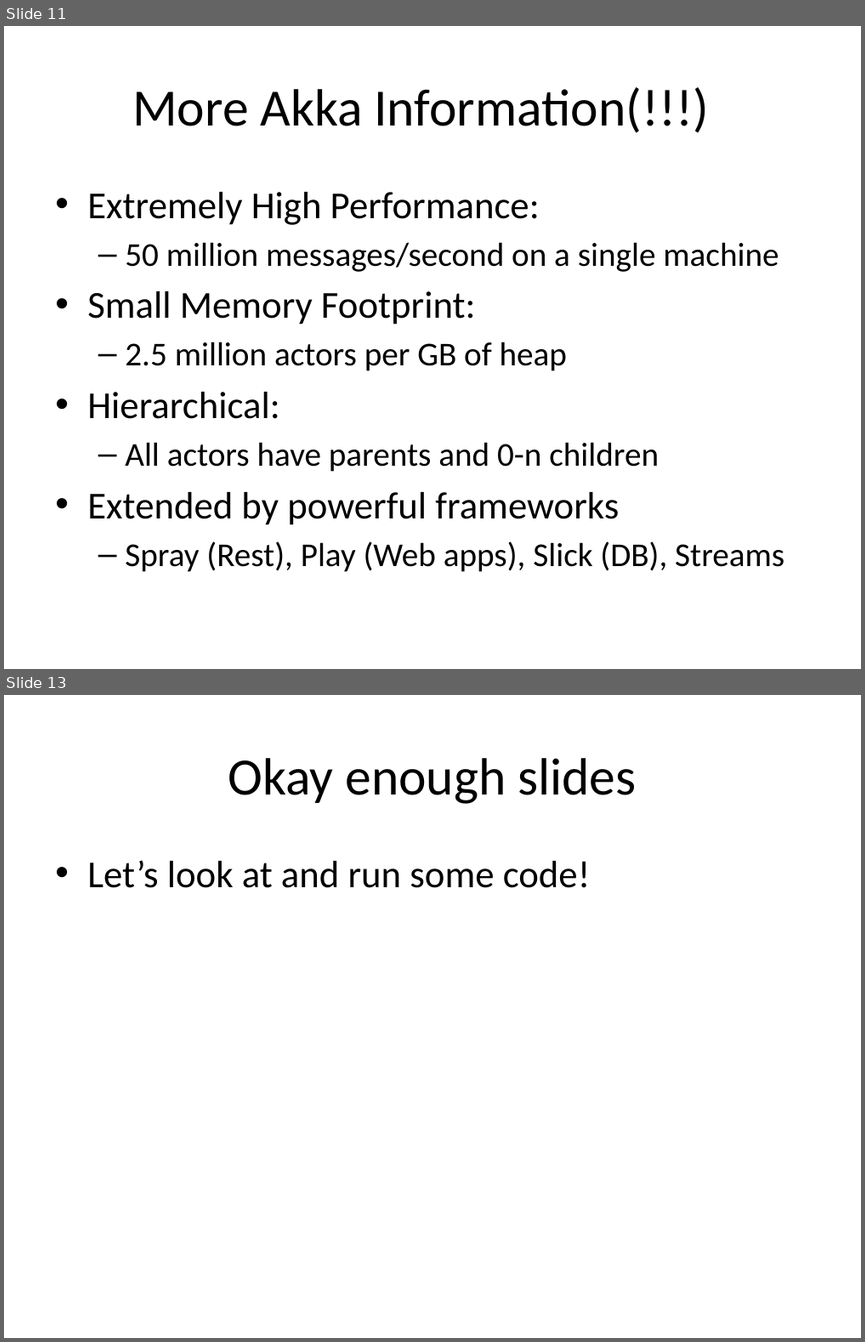
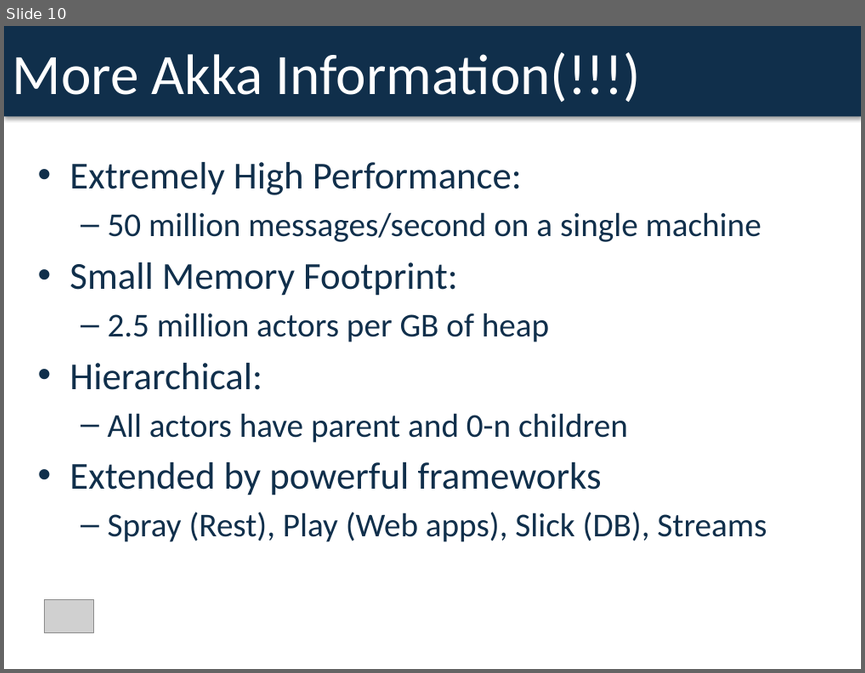
Before and after one commit to dspeele/react-vs-shared-state-inventory, a slide deck: React Vs Shared State Deck.pptx. Shown one above the other, each under a label of ours: slides 11 and 13 before the commit, slide 10 after it; the slides between them are not shown. The pictures are 865x1342 and 865x673 pixels, drawn with LibreOffice and Linux fonts; fonts in the diff are those of the drawing; grey boxes stand for pictures. Boxes give left, top, right and bottom in pixels: in the first picture for what was removed or moved away, otherwise in the second. Text is boxed around its words. In the diff, an @@ line names an element or a change of style, - is before the commit and + after.

```diff
--- a/React Vs Shared State Deck.pptx
+++ b/React Vs Shared State Deck.pptx
@@ slide 13 removed at (x1=4, y1=695, x2=861, y2=1338), background #FFFFFF @@
@@ title removed at (x1=228, y1=758, x2=636, y2=804) @@
-Okay enough slides
@@ text removed at (x1=87, y1=860, x2=590, y2=888) @@
-• Let’s look at and run some code!
@@ what was slide 11 is now slide 10 @@
@@ slide 10 changed as well @@
@@ rectangle "More Akka Information(!!!)" resized from (x1=132, y1=87, x2=709, y2=133) to (x1=4, y1=26, x2=861, y2=116) @@
@@ rectangle "More Akka Information(!!!)" at (x1=4, y1=26, x2=861, y2=116): size 44 to 48 pt, text colour #000000 to #FFFFFF; alignment centre to left; fill none to #102F4B; shadow on @@
@@ text "Extremely High Performance:" moved from (x1=87, y1=192, x2=784, y2=572) to (x1=69, y1=162, x2=766, y2=542) @@
@@ text at (x1=69, y1=162, x2=766, y2=542): text colour #000000 to #102F4B in "Extremely High Performance:", "50 million messages/second on a single machine", "Small Memory Footprint:", "2.5 million actors per GB of heap" and 3 more places @@
@@ text at (x1=108, y1=413, x2=628, y2=442): text changed; text colour #000000 to #102F4B @@
-  – All actors have parents and 0-n children
+  – All actors have parent and 0-n children
@@ picture added at (x1=44, y1=599, x2=94, y2=633) @@
```
Also in this commit, not shown: 11 other slides changed, 2 slides added, 2 other slides removed.
